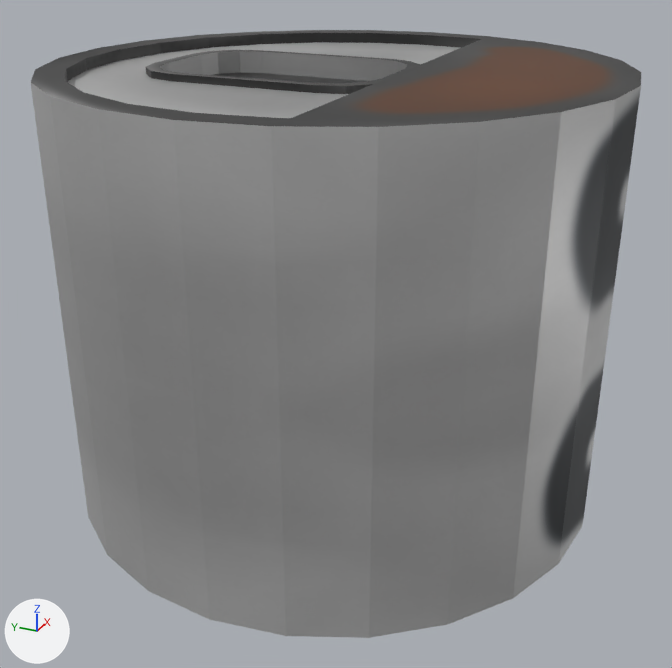
The COLLADA model assets/inlineAirLock/SourceFiles/inlineAirlock-hull.dae: old version first, new version second.
The view is the same before and after, from a 50 mm camera at (-3.72, -1.67, 1.6) aimed at (-0.09, -0.04, -0.21). Arrows for +X, +Y and +Z are at lower left; the lights stay in place.

Objects in the first picture: 'Hull'.
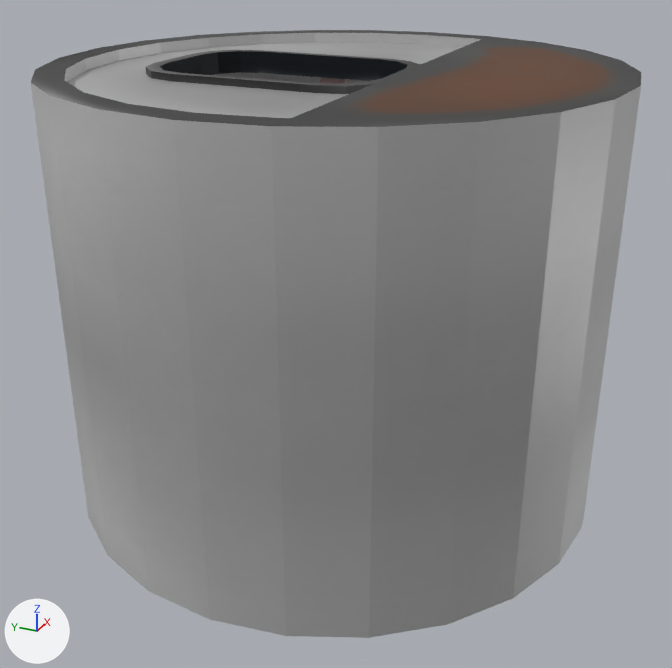
What differs and where, as boxes (x1, y1, x2, y2) in the pictures (672 x 668 px):
part 1 of me_cylinder, added
    after: (319, 77, 349, 84)
part 2 of me_cylinder, surface changed
    both: (31, 33, 641, 606)

The change, as a list of edits to the scene's bpy script:
```text
Change me_cylinder:
    used by ob_hull; location = (0.0, 0.0, 0.0); scale = (1.25, 1.25, 1.0)
    remove me_cylinder.from_pydata(...)  # 369 vertices, 738 faces; spans x -1.0..1.0, y -1.0..1.0, z -1.0..1.0
    add me_cylinder.from_pydata(...)  # 409 vertices, 810 faces; spans x -1.0..1.0, y -1.0..1.0, z -1.0..1.0
    me_cylinder part 1: a new loose piece of 20 vertices spanning x 0.26..0.37, y 0.12..0.22, z -0.92..-0.78, in mat_material_002 (picture img_material_002_base_color_png)
    me_cylinder part 2: 296 kept faces spanning x -1.0..1.0, y -1.0..1.0, z -1.0..1.0 get new texture (UV) coordinates
```
